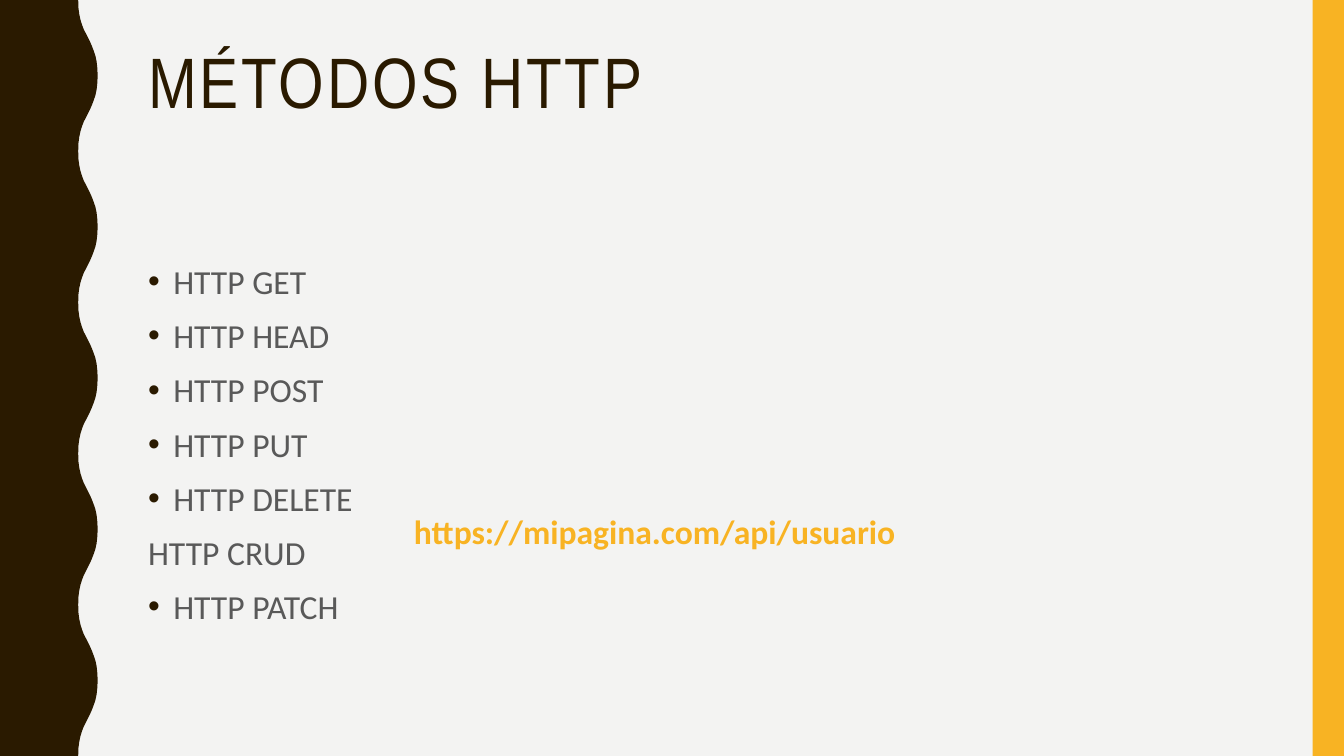
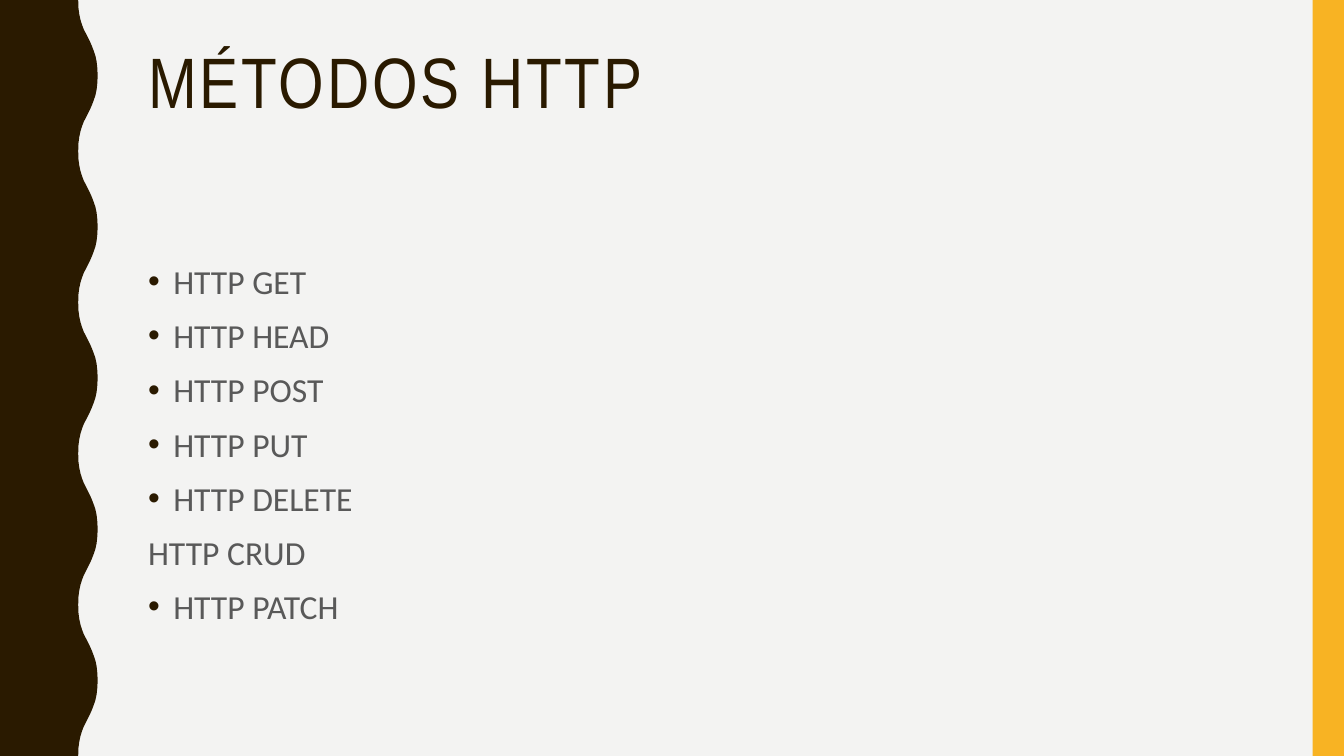
Before and after one commit to crisgon123/backend.tecsup3, a slide deck: slide 27 of Semana 12/Dia 4/WebAPI.pptx. Drawn at 1344x756 pixels with LibreOffice and Linux fonts; fonts in the diff are those of the drawing. Boxes give left, top, right and bottom in pixels: in the first picture for what was removed or moved away, otherwise in the second. Text is boxed around its words. In the diff, an @@ line names an element or a change of style, - is before the commit and + after.

```diff
--- a/Semana 12/Dia 4/WebAPI.pptx
+++ b/Semana 12/Dia 4/WebAPI.pptx
@@ text removed at (414,520,895,550) @@
-https://mipagina.com/api/usuario
```
Also in this commit, not shown: 3 other slides changed, 2 slides removed, 2 other files.
